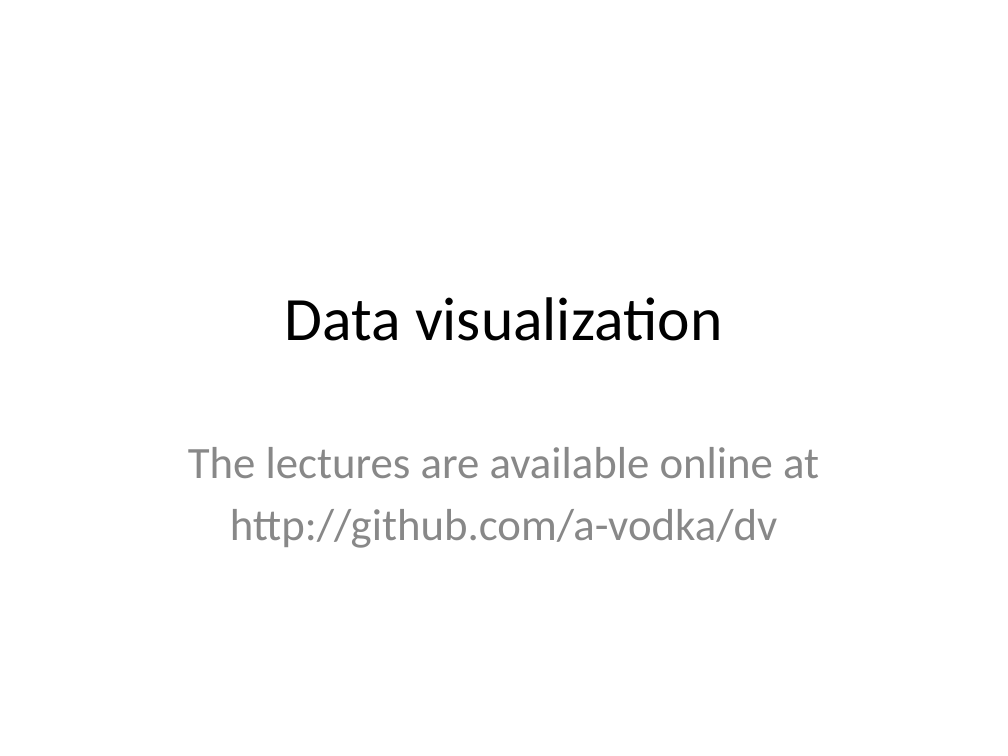
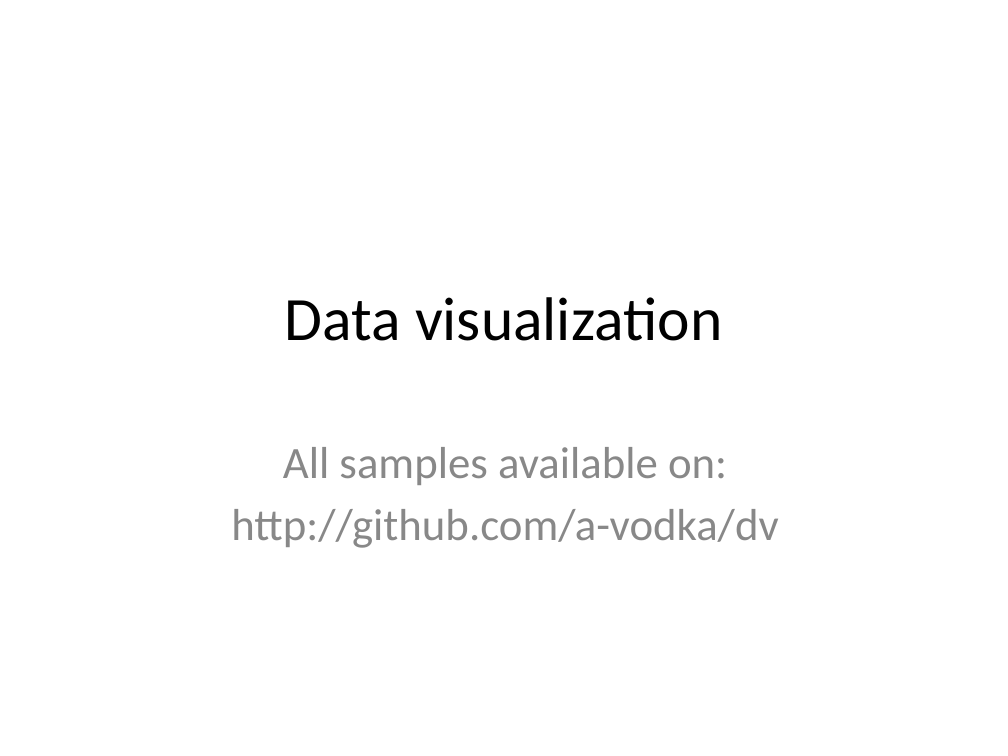
Before and after one commit to a-vodka/dv, a slide deck: slide 1 of dv-lec1-intro.pptx. Drawn at 1008x756 pixels with LibreOffice and Linux fonts; fonts in the diff are those of the drawing; background and template pictures are left out. Boxes give left, top, right and bottom in pixels: in the first picture for what was removed or moved away, otherwise in the second. Text is boxed around its words. In the diff, an @@ line names an element or a change of style, - is before the commit and + after.

```diff
--- a/dv-lec1-intro.pptx
+++ b/dv-lec1-intro.pptx
@@ subtitle at (x1=283, y1=447, x2=727, y2=485): text changed @@
-The lectures are available online at
+All samples available on:
@@ subtitle at (x1=231, y1=509, x2=778, y2=548): indent changed @@
```
Also in this commit, not shown: 1 slide added, 11 other files.
